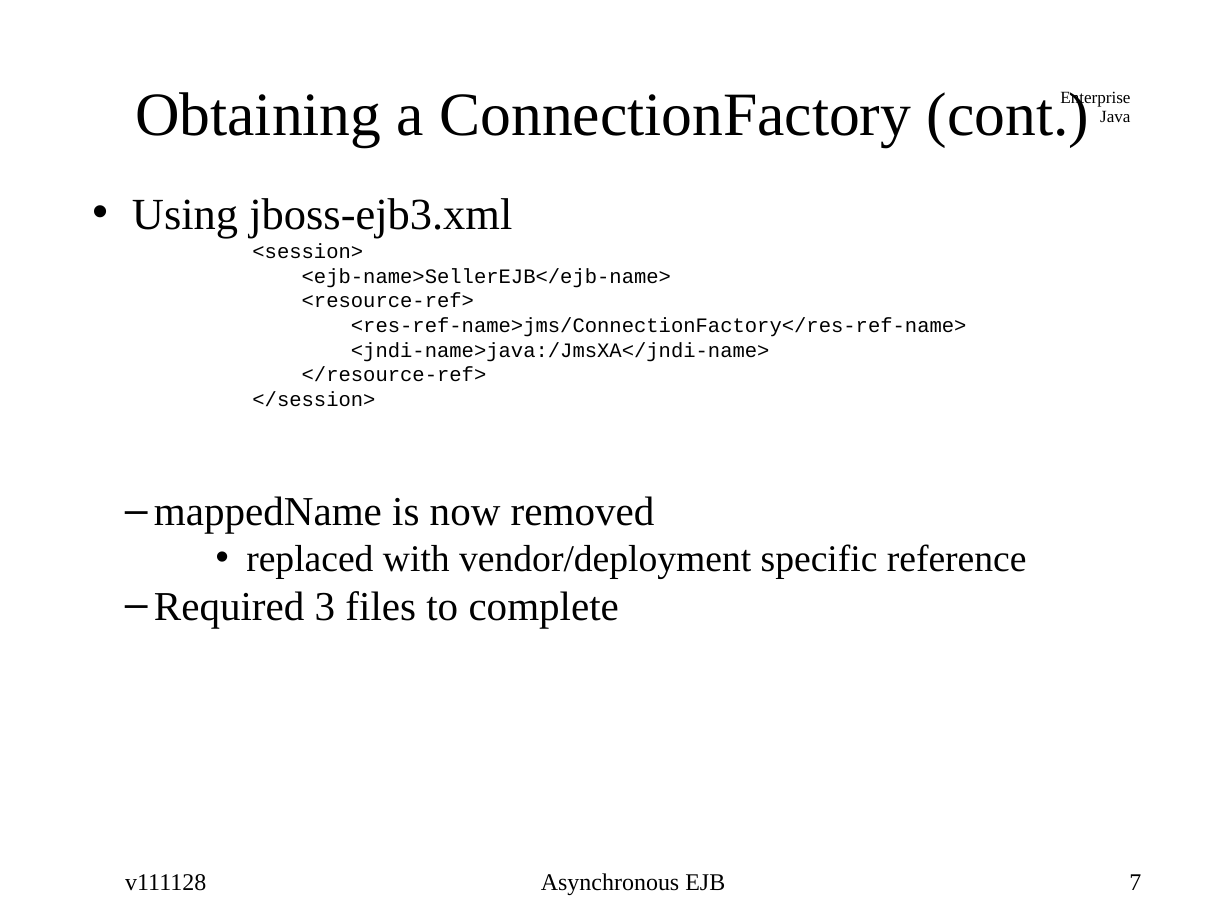
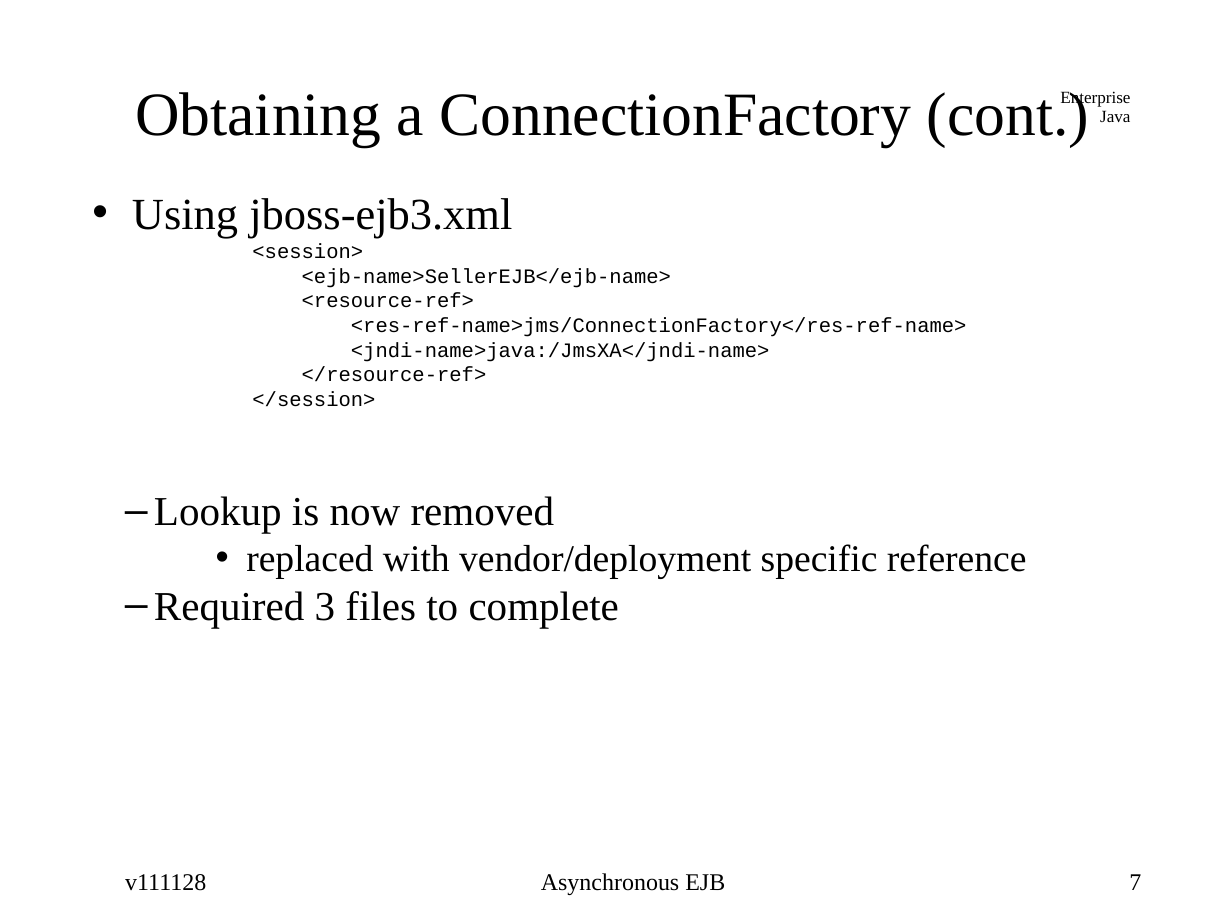
Before and after one commit to ejavaguy/ejava-instructor, a slide deck: slide 7 of async/asyncEJB/src/main/webapp/ppt/asyncEJB.ppt. Drawn at 1232x924 pixels with LibreOffice and Linux fonts; fonts in the diff are those of the drawing. Boxes give left, top, right and bottom in pixels: in the first picture for what was removed or moved away, otherwise in the second. Text is boxed around its words. In the diff, an @@ line names an element or a change of style, - is before the commit and + after.

Commit message:
update JNDI resource lookups

```diff
--- a/async/asyncEJB/src/main/webapp/ppt/asyncEJB.ppt
+++ b/async/asyncEJB/src/main/webapp/ppt/asyncEJB.ppt
@@ text at [154,496,555,533]: text changed @@
-  – mappedName is now removed
+  – Lookup is now removed
```
Also in this commit, not shown: 35 other slides changed.
